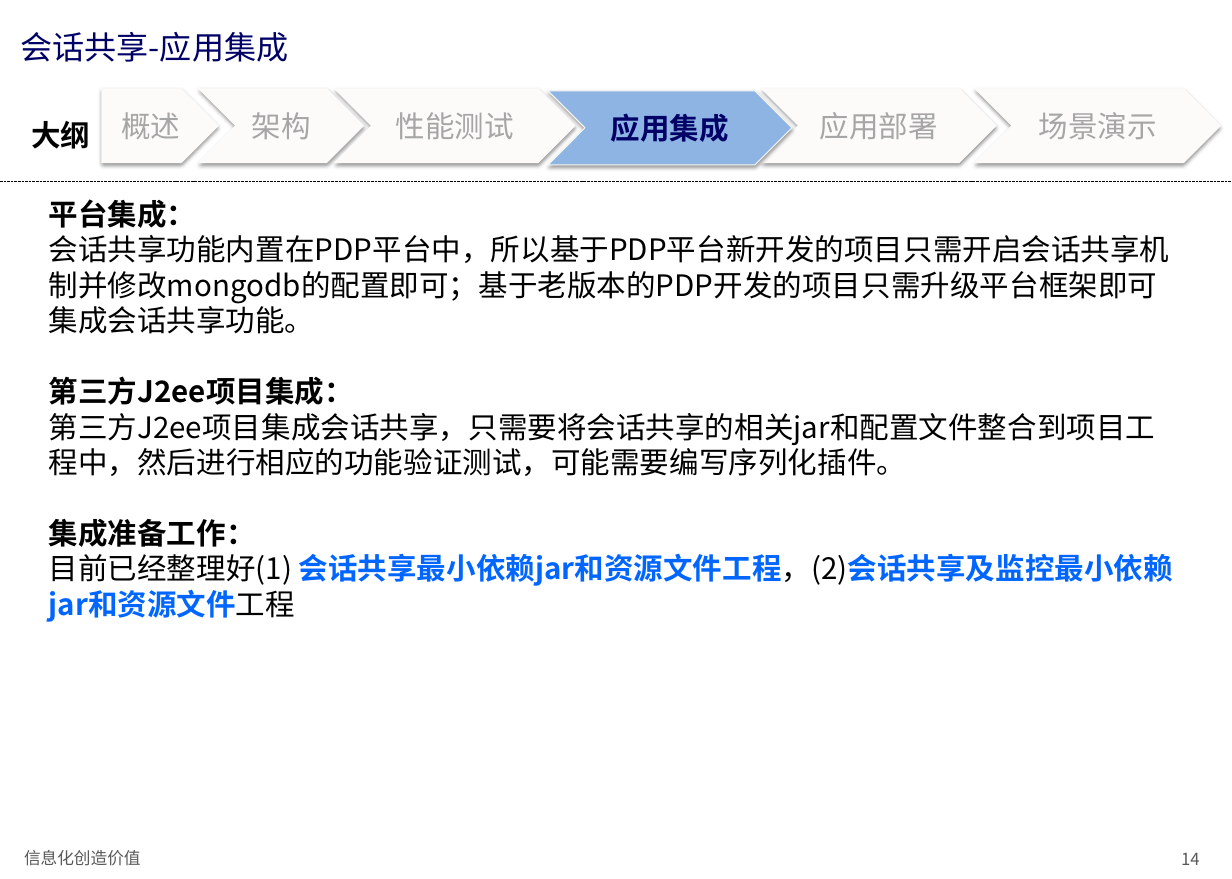
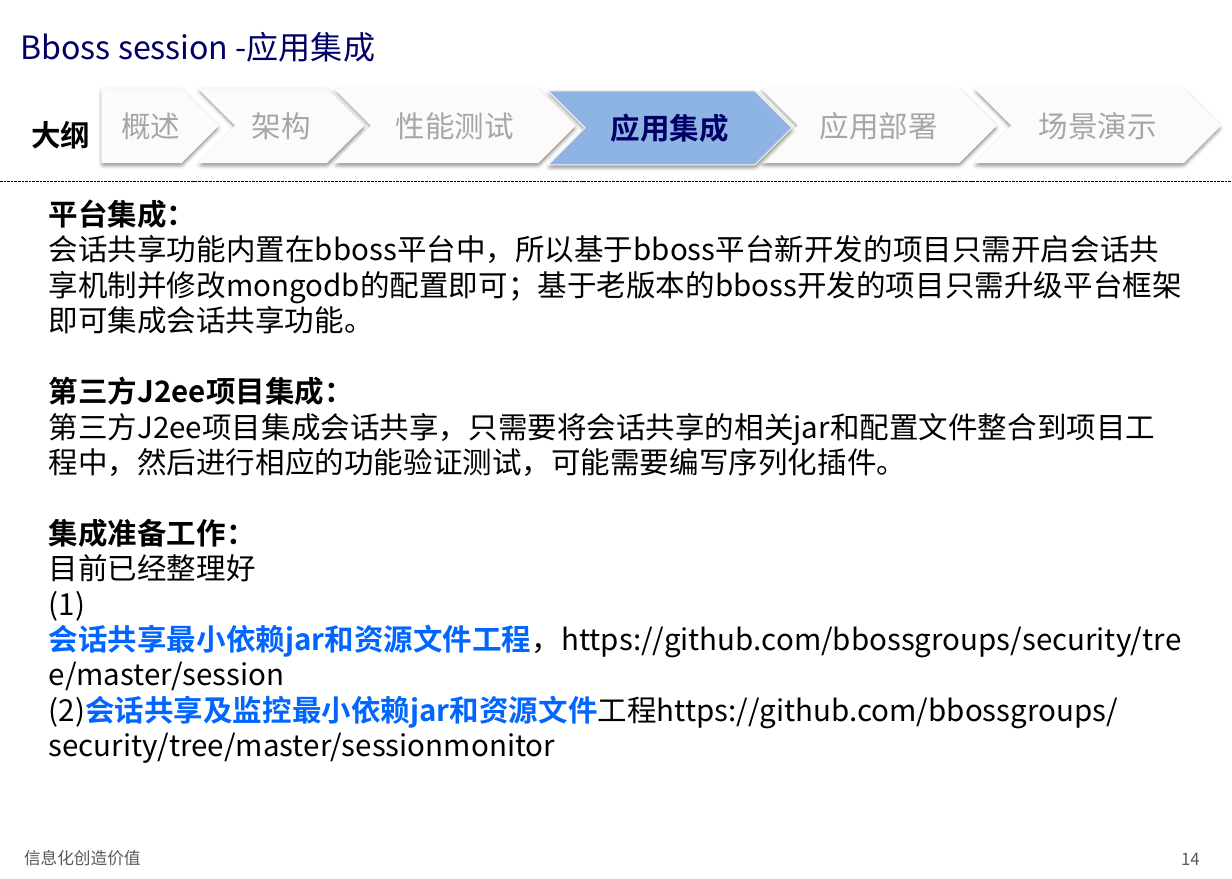
Before and after one commit to bbossgroups/bboss-document, a slide deck: slide 14 of 文档/bboss会话共享介绍.pptx. Drawn at 1232x879 pixels with LibreOffice and Linux fonts; fonts in the diff are those of the drawing. Boxes give left, top, right and bottom in pixels: in the first picture for what was removed or moved away, otherwise in the second. Text is boxed around its words. In the diff, an @@ line names an element or a change of style, - is before the commit and + after.

Commit message:
修改文档

```diff
--- a/文档/bboss会话共享介绍.pptx
+++ b/文档/bboss会话共享介绍.pptx
@@ title at [21,32,375,62]: text changed @@
-会话共享-应用集成
+Bboss session -应用集成
@@ text at [49,235,1182,334]: text changed @@
-会话共享功能内置在PDP平台中，所以基于PDP平台新开发的项目只需开启会话共享机制并修改mongodb的配置即可；基于老版本的PDP开发的项目只需升级平台框架即可集成会话共享功能。
+会话共享功能内置在bboss平台中，所以基于bboss平台新开发的项目只需开启会话共享机制并修改mongodb的配置即可；基于老版本的bboss开发的项目只需升级平台框架即可集成会话共享功能。
@@ text at [49,554,1182,729]: text changed; text colour #0066FF to #000000; bold off @@
-目前已经整理好(1) 会话共享最小依赖jar和资源文件工程，(2)会话共享及监控最小依赖jar和资源文件工程
+目前已经整理好
+(1) 会话共享最小依赖jar和资源文件工程，https://github.com/bbossgroups/security/tree/master/session
+(2)会话共享及监控最小依赖jar和资源文件工程https://github.com/bbossgroups/security/tree/master/sessionmonitor
```
Also in this commit, not shown: 28 other slides changed.
